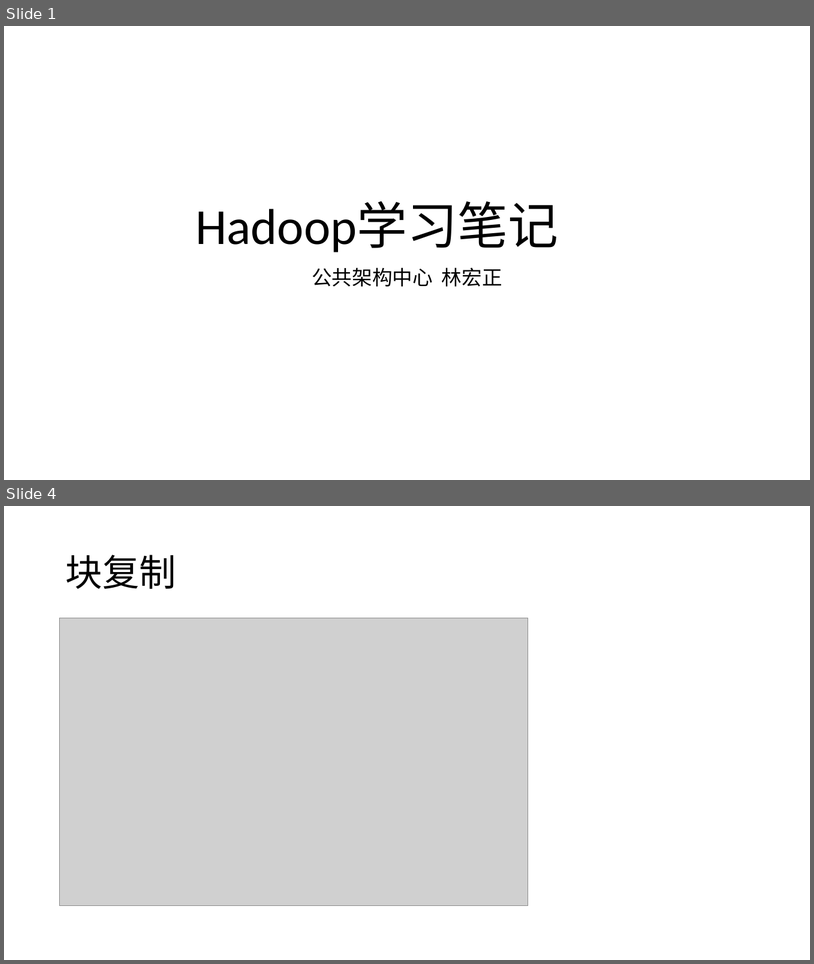
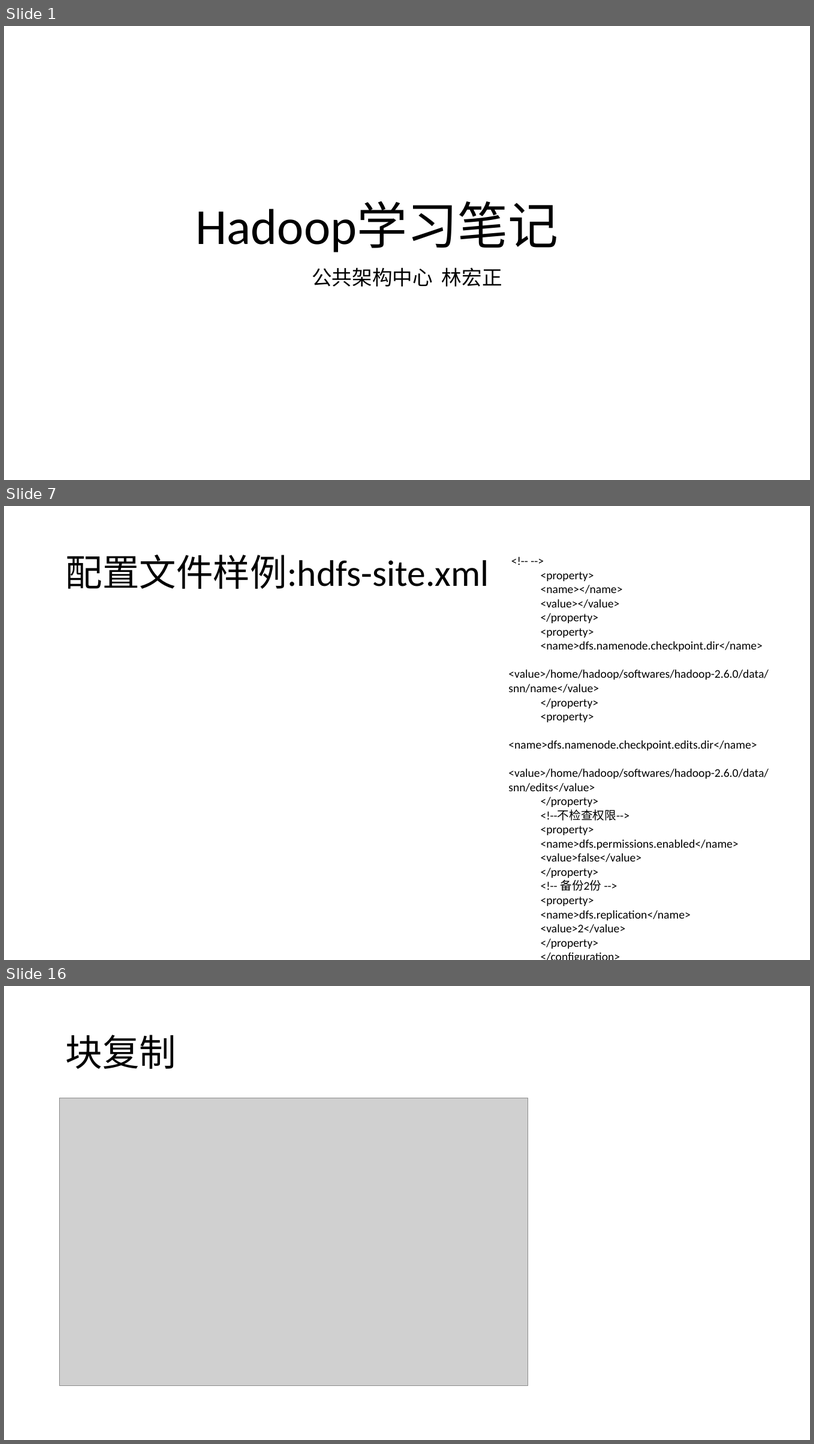
Before and after one commit to hongzhenglin/hadoop, a slide deck: Hadoop/Hadoop学习笔记.pptx. Shown one above the other, each under a label of ours: slides 1 and 4 before the commit, slides 1, 7 and 16 after it; the slides between them are not shown. The pictures are 814x964 and 814x1444 pixels, drawn with LibreOffice and Linux fonts; fonts in the diff are those of the drawing; grey boxes stand for pictures. Boxes give left, top, right and bottom in pixels: in the first picture for what was removed or moved away, otherwise in the second. Text is boxed around its words. In the diff, an @@ line names an element or a change of style, - is before the commit and + after.

```diff
--- a/Hadoop/Hadoop学习笔记.pptx
+++ b/Hadoop/Hadoop学习笔记.pptx
@@ slide 7 added at (4, 506, 810, 960), background #FFFFFF @@
@@ title added at (65, 555, 489, 589), 44 pt, text #000000 @@
+配置文件样例:hdfs-site.xml
@@ text added at (509, 571, 769, 948), 14 pt, text #000000 @@
+<!-- -->
+<property>
+<name></name>
+<value></value>
+</property>
+<property>
+<name>dfs.namenode.checkpoint.dir</name>
+<value>/home/hadoop/softwares/hadoop-2.6.0/data/snn/name</value>
+</property>
+<property>
+<name>dfs.namenode.checkpoint.edits.dir</name>
+<value>/home/hadoop/softwares/hadoop-2.6.0/data/snn/edits</value>
+</property>
+<!--不检查权限-->
+<property>
+<name>dfs.permissions.enabled</name>
+<value>false</value>
+</property>
+<!-- 备份2份 -->
+<property>
+<name>dfs.replication</name>
+<value>2</value>
+</property>
+</configuration>
@@ what was slide 4 is now slide 16 @@
```
Also in this commit, not shown: 3 slides changed, 12 other slides added, 2 other files.
